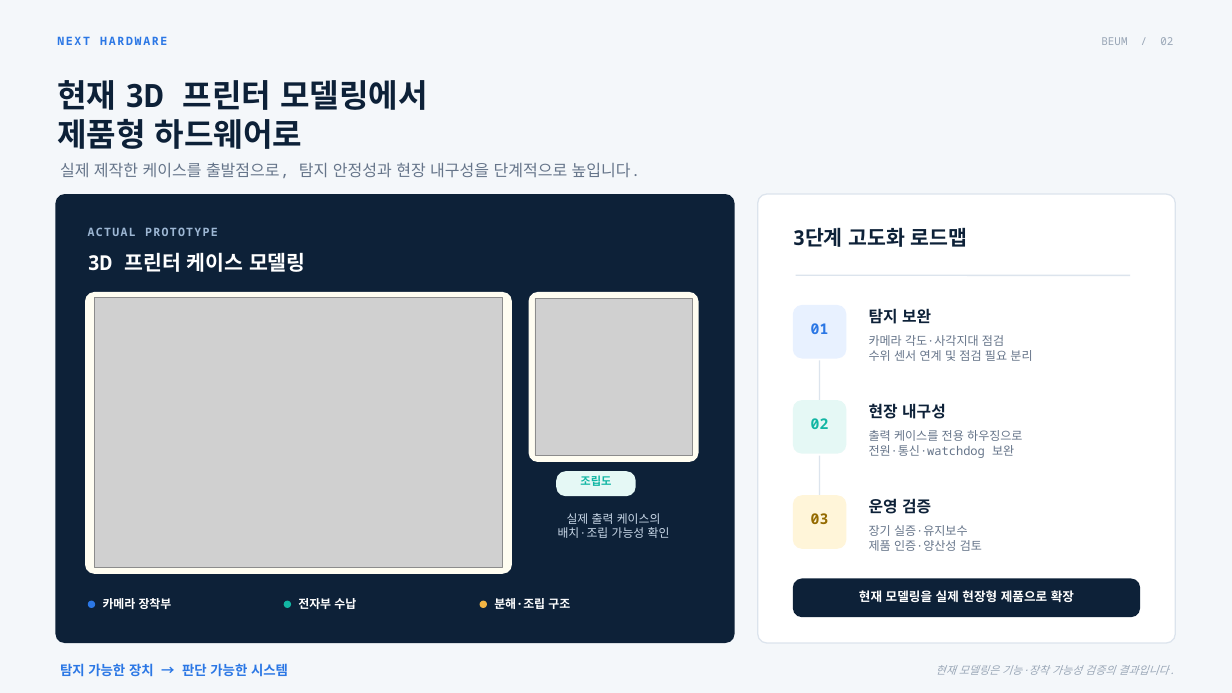
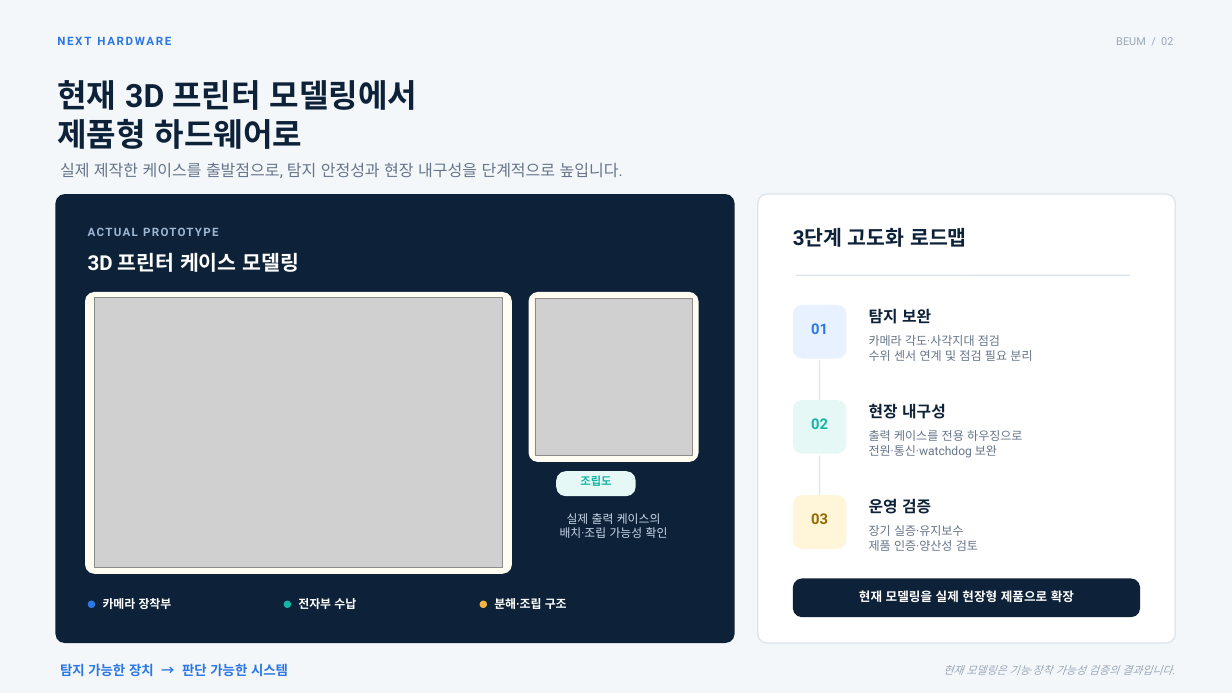
Before and after one commit to rkdansdlf/BEUM, a slide deck: slide 2 of ppt/비움_하드웨어_양산로드맵.pptx. Drawn at 1232x693 pixels with LibreOffice and Linux fonts; fonts in the diff are those of the drawing; grey boxes stand for pictures. Boxes give left, top, right and bottom in pixels: in the first picture for what was removed or moved away, otherwise in the second. Text is boxed around its words. In the diff, an @@ line names an element or a change of style, - is before the commit and + after.

Commit message:
docs(release): 프로젝트 최종 문서화 및 하드웨어 양산 로드맵 발표 자료 업데이트
- README.md: 전체 시스템 아키텍처, 카메라 스트리밍, MLOps 파이프라인 및 실행 가이드 갱신
- 하드웨어 3D 모델 렌더링 이미지(조립도, 분해도) 고해상도 리소스 반영
- 비움(BEUM) 하드웨어 양산 로드맵 발표 PPTX 및 최종 발표 대본 DOCX 업데이트

```diff
--- a/ppt/비움_하드웨어_양산로드맵.pptx
+++ b/ppt/비움_하드웨어_양산로드맵.pptx
@@ font Noto Sans Mono to Roboto in 16 elements at [57,36,171,45], [1116,37,1173,45], [57,80,417,149], [60,162,623,178], [88,224,300,240], [88,252,299,272], [560,513,668,538], [494,598,567,609], [793,227,967,247], [811,323,828,334], [869,335,1032,361], [811,418,828,429], [869,430,1022,458], [811,513,828,524], [869,525,978,551], [943,665,1172,675] @@
```
Also in this commit, not shown: 1 other slide changed, 5 other files.
